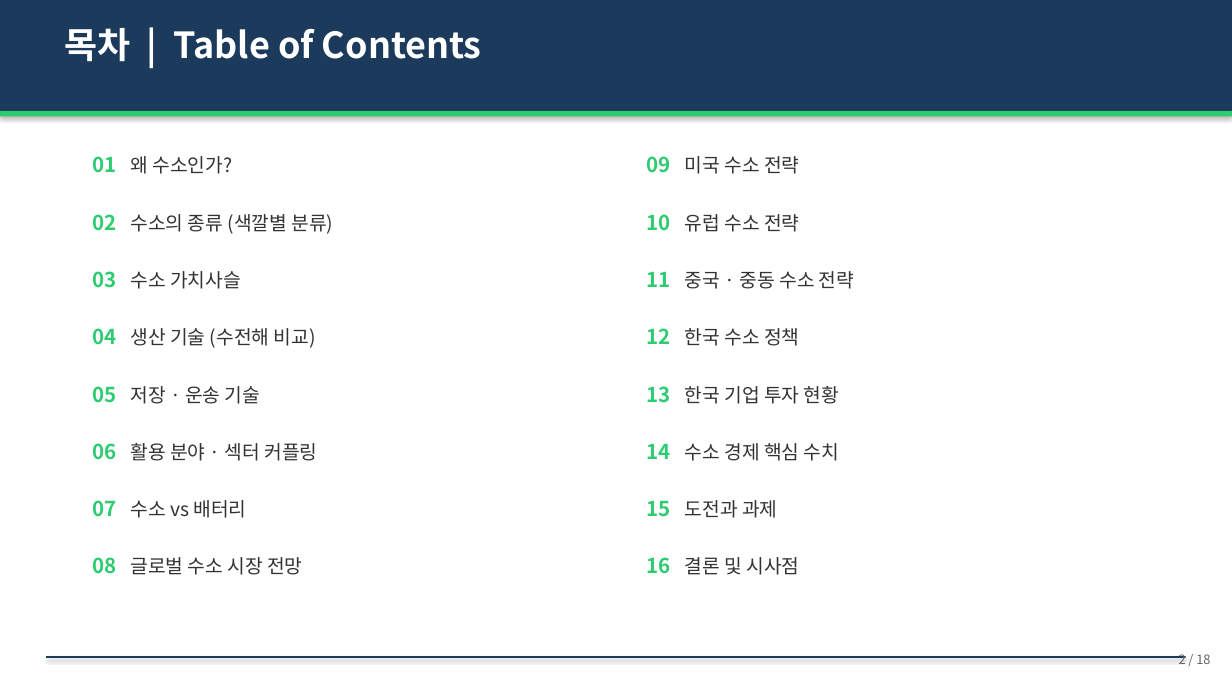
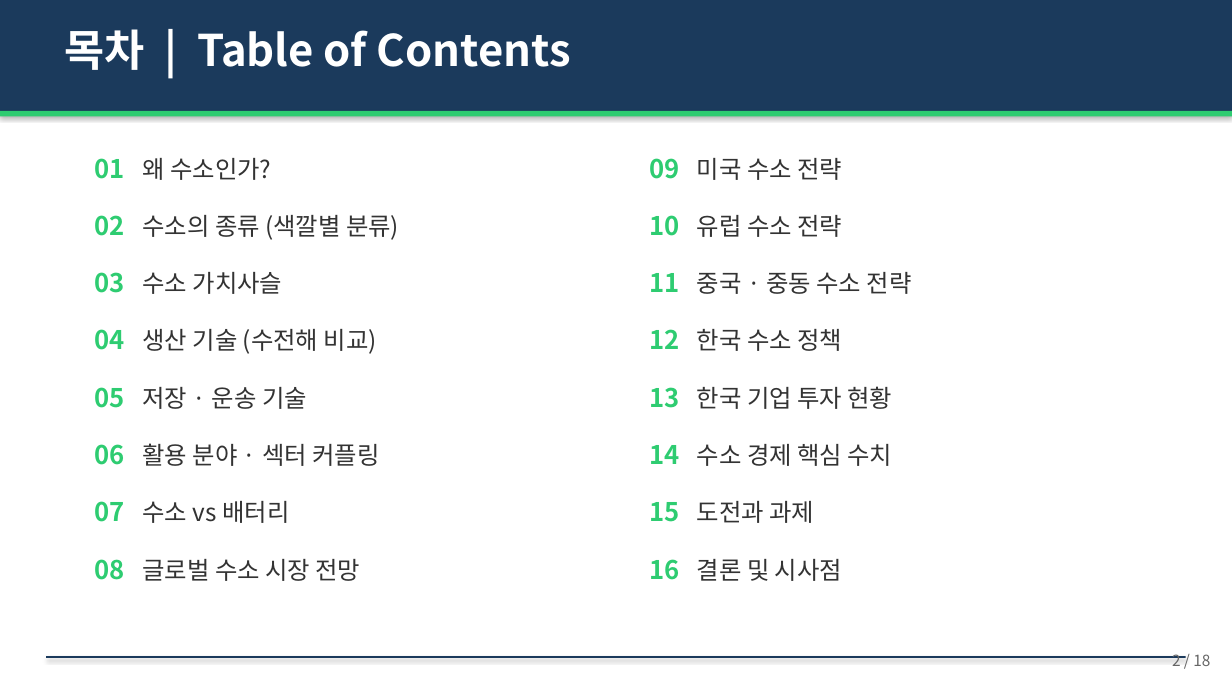
Before and after one commit to hpark1947/Hydrogen, a slide deck: slide 2 of Prompts/수소에너지_발표자료.pptx. Drawn at 1232x693 pixels with LibreOffice and Linux fonts; fonts in the diff are those of the drawing. Boxes give left, top, right and bottom in pixels: in the first picture for what was removed or moved away, otherwise in the second. Text is boxed around its words. In the diff, an @@ line names an element or a change of style, - is before the commit and + after.

```diff
--- a/Prompts/수소에너지_발표자료.pptx
+++ b/Prompts/수소에너지_발표자료.pptx
@@ text "목차 | Table of Contents" at (64,29,571,70): size 28 to 34 pt @@
@@ text "01 왜 수소인가?" at (95,158,271,180): size 16 to 20 pt in "01"; size 15 to 19 pt in "왜 수소인가?" @@
@@ text "09 미국 수소 전략" at (649,158,842,180): size 16 to 20 pt in "09"; size 15 to 19 pt in "미국 수소 전략" @@
@@ text "02 수소의 종류 (색깔별 분류)" at (95,215,399,240): size 16 to 20 pt in "02"; size 15 to 19 pt in "수소의 종류 (색깔별 분류)" @@
@@ text "10 유럽 수소 전략" at (649,215,842,237): size 16 to 20 pt in "10"; size 15 to 19 pt in "유럽 수소 전략" @@
@@ text "03 수소 가치사슬" at (95,272,283,294): size 16 to 20 pt in "03"; size 15 to 19 pt in "수소 가치사슬" @@
@@ text "11 중국 · 중동 수소 ..." at (649,272,912,294): size 16 to 20 pt in "11"; size 15 to 19 pt in "중국 · 중동 수소 전략" @@
@@ text "04 생산 기술 (수전해 비교)" at (95,329,377,354): size 16 to 20 pt in "04"; size 15 to 19 pt in "생산 기술 (수전해 비교)" @@
@@ text "12 한국 수소 정책" at (649,329,842,351): size 16 to 20 pt in "12"; size 15 to 19 pt in "한국 수소 정책" @@
@@ text "05 저장 · 운송 기술" at (95,387,307,409): size 16 to 20 pt in "05"; size 15 to 19 pt in "저장 · 운송 기술" @@
@@ text "13 한국 기업 투자 현황" at (649,386,893,409): size 16 to 20 pt in "13"; size 15 to 19 pt in "한국 기업 투자 현황" @@
@@ text "06 활용 분야 · 섹터 ..." at (95,443,379,466): size 16 to 20 pt in "06"; size 15 to 19 pt in "활용 분야 · 섹터 커플링" @@
@@ text "14 수소 경제 핵심 수치" at (649,444,893,466): size 16 to 20 pt in "14"; size 15 to 19 pt in "수소 경제 핵심 수치" @@
@@ text "07 수소 vs 배터리" at (95,501,289,523): size 16 to 20 pt in "07"; size 15 to 19 pt in "수소 vs 배터리" @@
@@ text "15 도전과 과제" at (649,501,815,523): size 16 to 20 pt in "15"; size 15 to 19 pt in "도전과 과제" @@
@@ text "08 글로벌 수소 시장 전망" at (95,559,361,581): size 16 to 20 pt in "08"; size 15 to 19 pt in "글로벌 수소 시장 전망" @@
@@ text "16 결론 및 시사점" at (649,559,842,581): size 16 to 20 pt in "16"; size 15 to 19 pt in "결론 및 시사점" @@
@@ text "2 / 18" at (1172,654,1210,666): size 10 to 12 pt @@
```
Also in this commit, not shown: 17 other slides changed, 1 other file.
